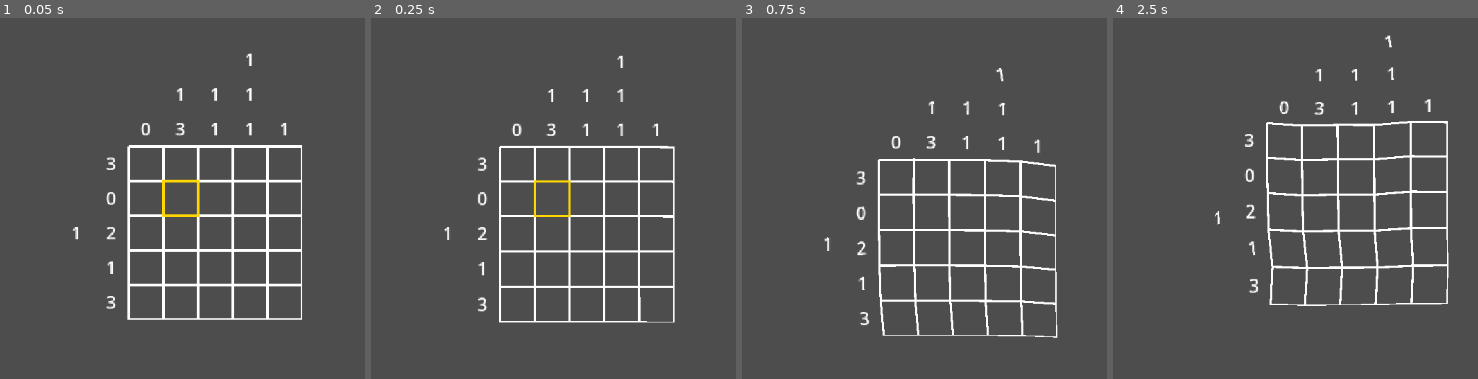
Above: before the commit, frames 1-4 (left to right).
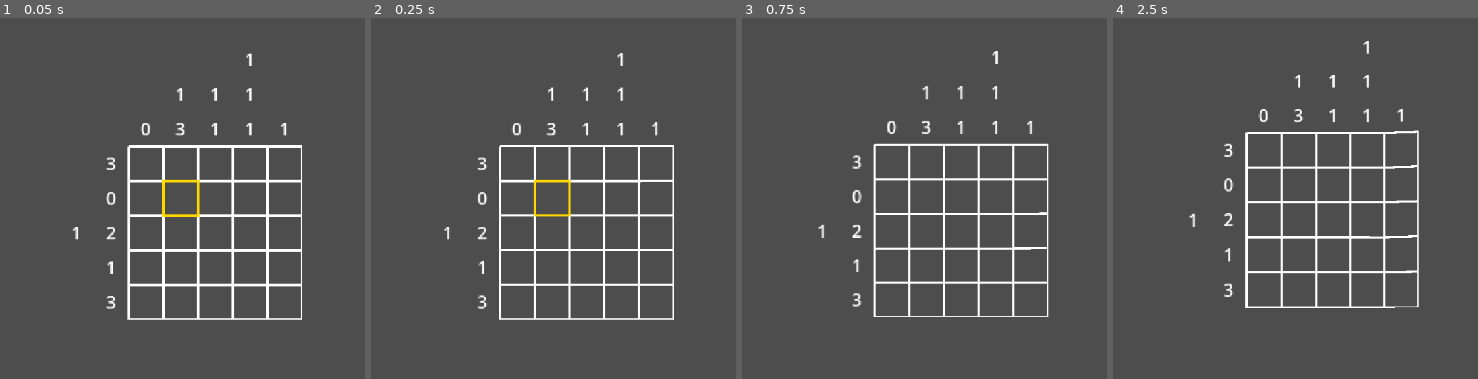
Above: after the commit, the same moments.

Repository: kennethbchen/Medical-Malpicross-Game
Game: Godot game, scene res://scenes/game.tscn
The game is run twice, just before and just after one commit, with the same random seed, the same clock (stepped at 60 frames per second) and the same inputs.
Inputs (mouse positions are in pixels of both pictures, inside the frame that each line leads up to):
- Up to frame 1 (0.05 s): no input
- Up to frame 2 (0.25 s): no input
- Up to frame 3 (0.75 s): move the mouse to (1099, 169) at 0.52 s; press the mouse at (1099, 169) at 0.53 s
- Up to frame 4 (2.5 s): move the mouse to (1134, 212) at 1.27 s; release the mouse at (1134, 212) at 1.28 s; right-click (1134, 212) at 1.35 s; move the mouse to (1375, 93) at 2.02 s; press the mouse at (1375, 93) at 2.03 s

Frame 1 is identical in both runs. In frame 2, 3.1% of the frame differs, in the area x 20-84%, y 9-85%; in frame 3, 8.6%; in frame 4, 9.1%, in the area x 20-93%, y 4-81%.

Commit message:
Tweaked trauma influence on flesh sim

Diff:
--- a/scripts/simulation/flesh_sim.gd
+++ b/scripts/simulation/flesh_sim.gd
@@ -64,11 +64,11 @@
 	# Higher trauma = more movement
 	var trauma_influence: float = pow(trauma, trauma_power)
 
-	var avoid_intensity: float = lerp(avoidance_intensity, avoidance_intensity * 2.112, trauma_influence)
+	var avoid_intensity = lerp(avoidance_intensity, avoidance_intensity * 0.5, trauma_influence)
 	var avoidance_contribution = -( get_global_mouse_position() - input_area_center - global_position).normalized() * avoid_intensity
 
-	var noi_speed: float = lerp(noise_speed, 25.0, trauma_power)
-	var noi_amplitude: float = lerp(noise_amplitude, noise_amplitude * 1.752, trauma_power)
+	var noi_speed: float = lerp(noise_speed, 10.0, trauma_influence)
+	var noi_amplitude: float = lerp(noise_amplitude, noise_amplitude * 1.1, trauma_influence)
 	var noise_contribution = Vector2(x_noise.get_noise_1d(Time.get_ticks_msec() / 1000.0 * noi_speed), \
 		y_noise.get_noise_1d(Time.get_ticks_msec() / 1000.0 * noi_speed
 	)) * noi_amplitude
